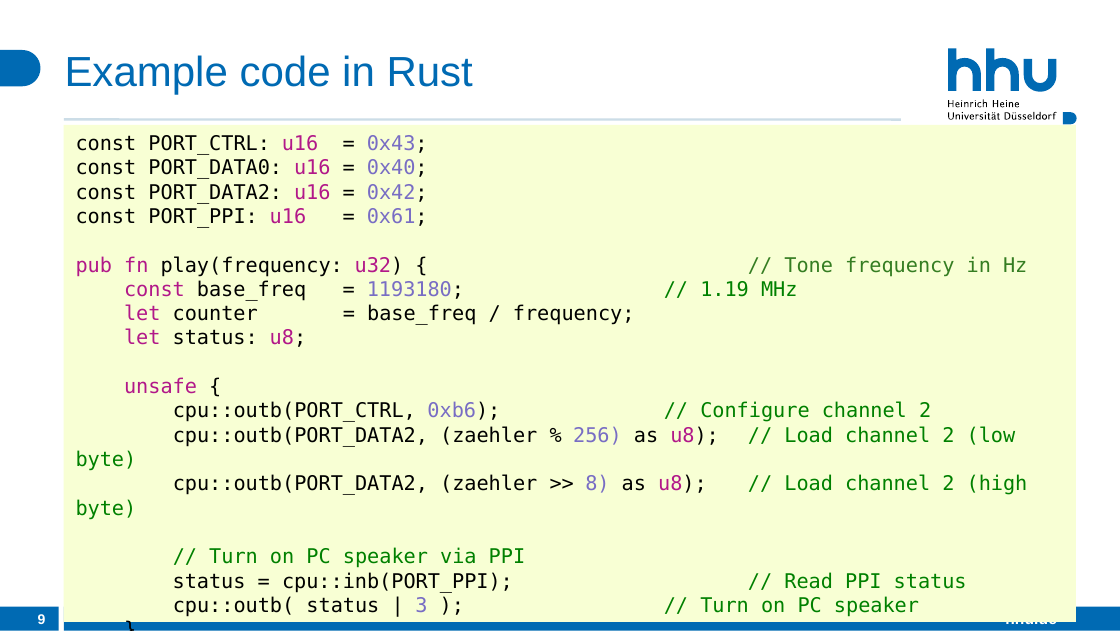
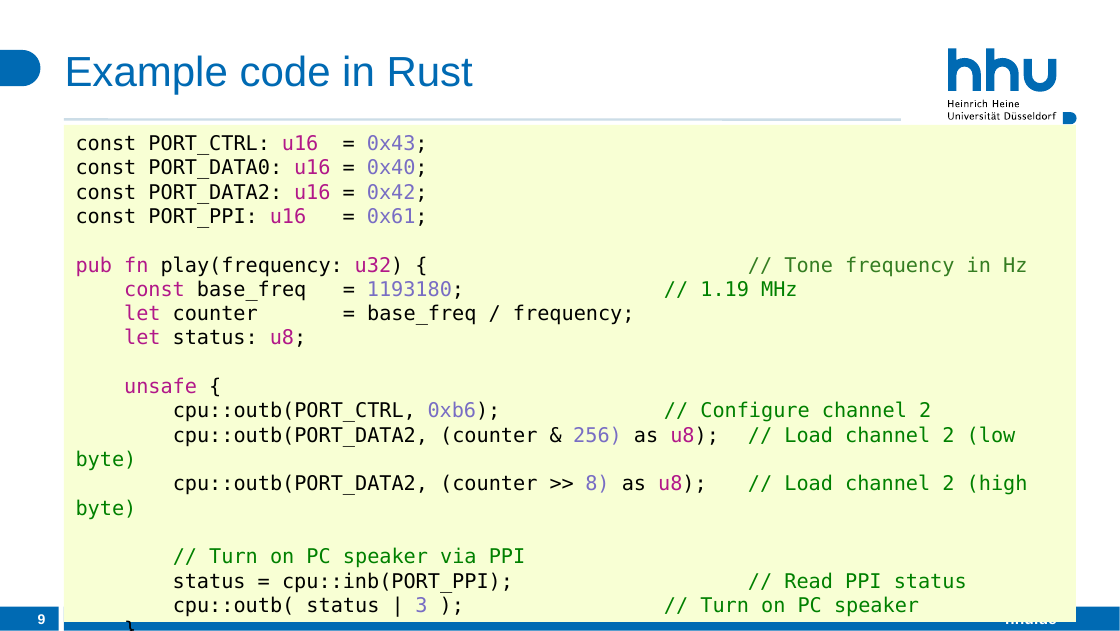
Before and after one commit to Expletiv/HeineOS, a slide deck: slide 9 of slides/lecture1_speaker.pptx. Drawn at 1120x631 pixels with LibreOffice and Linux fonts; fonts in the diff are those of the drawing. Boxes give left, top, right and bottom in pixels: in the first picture for what was removed or moved away, otherwise in the second. Text is boxed around its words. In the diff, an @@ line names an element or a change of style, - is before the commit and + after.

```diff
--- a/slides/lecture1_speaker.pptx
+++ b/slides/lecture1_speaker.pptx
@@ outline redrawn in 3 elements at <box>949,100,954,106</box>, <box>955,102,960,108</box>, <box>949,112,1057,120</box> @@
@@ text in rectangle at <box>76,426,1028,520</box>: text changed @@
-cpu::outb(PORT_DATA2, (zaehler % 256) as u8); // Load channel 2 (low byte)
-cpu::outb(PORT_DATA2, (zaehler >> 8) as u8); // Load channel 2 (high byte)
+cpu::outb(PORT_DATA2, (counter & 256) as u8); // Load channel 2 (low byte)
+cpu::outb(PORT_DATA2, (counter >> 8) as u8); // Load channel 2 (high byte)
```
Also in this commit, not shown: 9 other slides changed, 3 other files.
